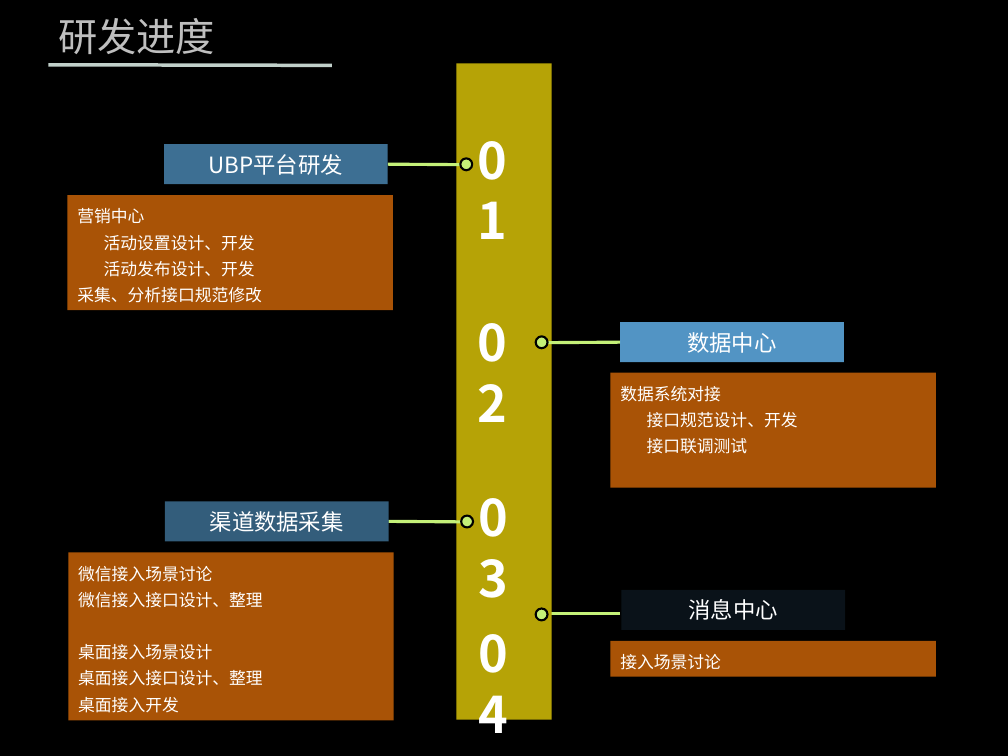
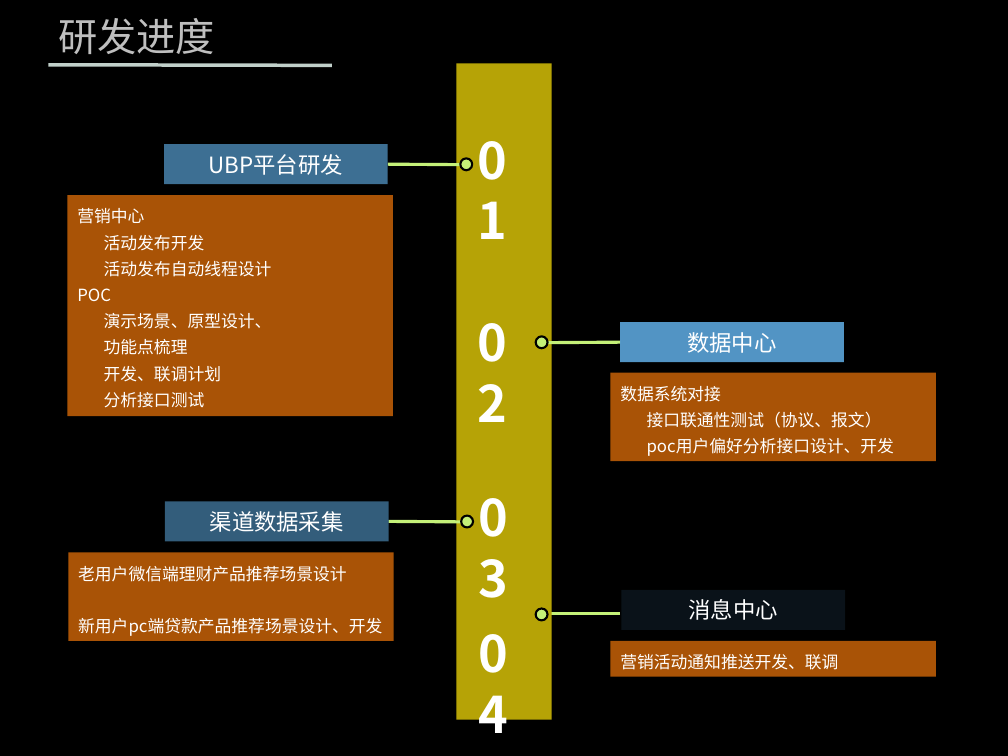
Before and after one commit to zhenghong/UBP, a slide deck: slide 12 of 营销.pptx. Drawn at 1008x756 pixels with LibreOffice and Linux fonts; fonts in the diff are those of the drawing; background and template pictures are left out. Boxes give left, top, right and bottom in pixels: in the first picture for what was removed or moved away, otherwise in the second. Text is boxed around its words. In the diff, an @@ line names an element or a change of style, - is before the commit and + after.

Commit message:
modify

```diff
--- a/营销.pptx
+++ b/营销.pptx
@@ rectangle "营销中心": place and size @@
-rectangle "营销中心" at box(68, 196, 393, 310)
+rectangle "营销中心" at box(68, 196, 393, 416)
@@ text in rectangle at box(77, 235, 272, 408): text changed @@
-活动设置设计、开发
-活动发布设计、开发
-采集、分析接口规范修改
+活动发布开发
+活动发布自动线程设计
+POC
+演示场景、原型设计、
+功能点梳理
+开发、联调计划
+分析接口测试
@@ rectangle "数据系统对接": place and size @@
-rectangle "数据系统对接" at box(611, 373, 936, 488)
+rectangle "数据系统对接" at box(611, 373, 936, 462)
@@ text in rectangle at box(647, 411, 894, 456): text changed @@
-接口规范设计、开发
-接口联调测试
+接口联通性测试（协议、报文）
+poc用户偏好分析接口设计、开发
@@ rectangle "老用户微信端理财产品推荐场景设计": place and size @@
-rectangle "老用户微信端理财产品推荐场景设计" at box(69, 552, 394, 721)
+rectangle "老用户微信端理财产品推荐场景设计" at box(69, 552, 394, 641)
@@ text in rectangle at box(78, 566, 382, 636): text changed @@
-微信接入场景讨论
-微信接入接口设计、整理
-桌面接入场景设计
-桌面接入接口设计、整理
-桌面接入开发
+老用户微信端理财产品推荐场景设计
+新用户pc端贷款产品推荐场景设计、开发
@@ text in rectangle at box(620, 654, 838, 670): text changed @@
-接入场景讨论
+营销活动通知推送开发、联调
```
Also in this commit, not shown: 1 other slide changed.
